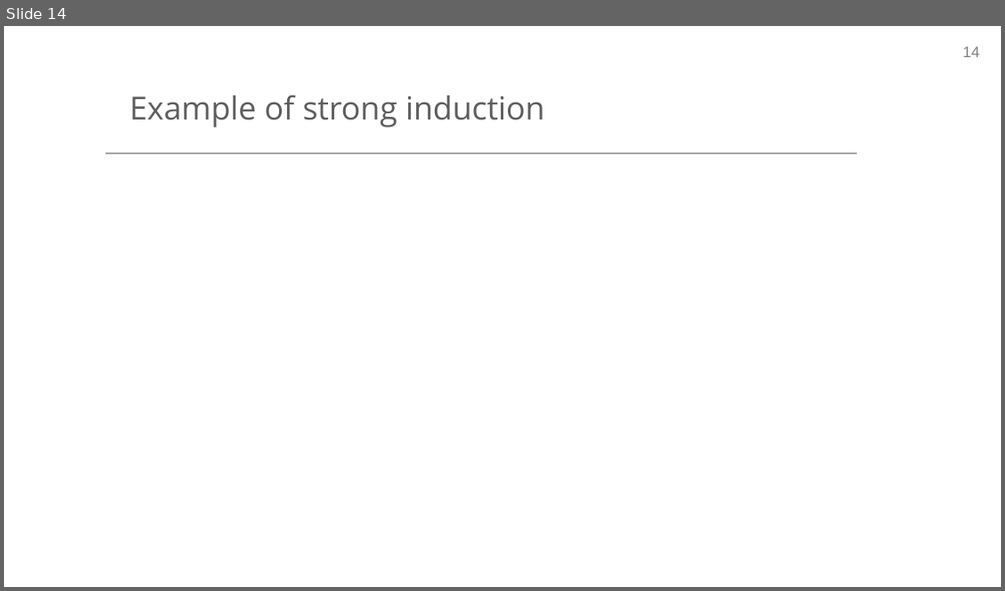
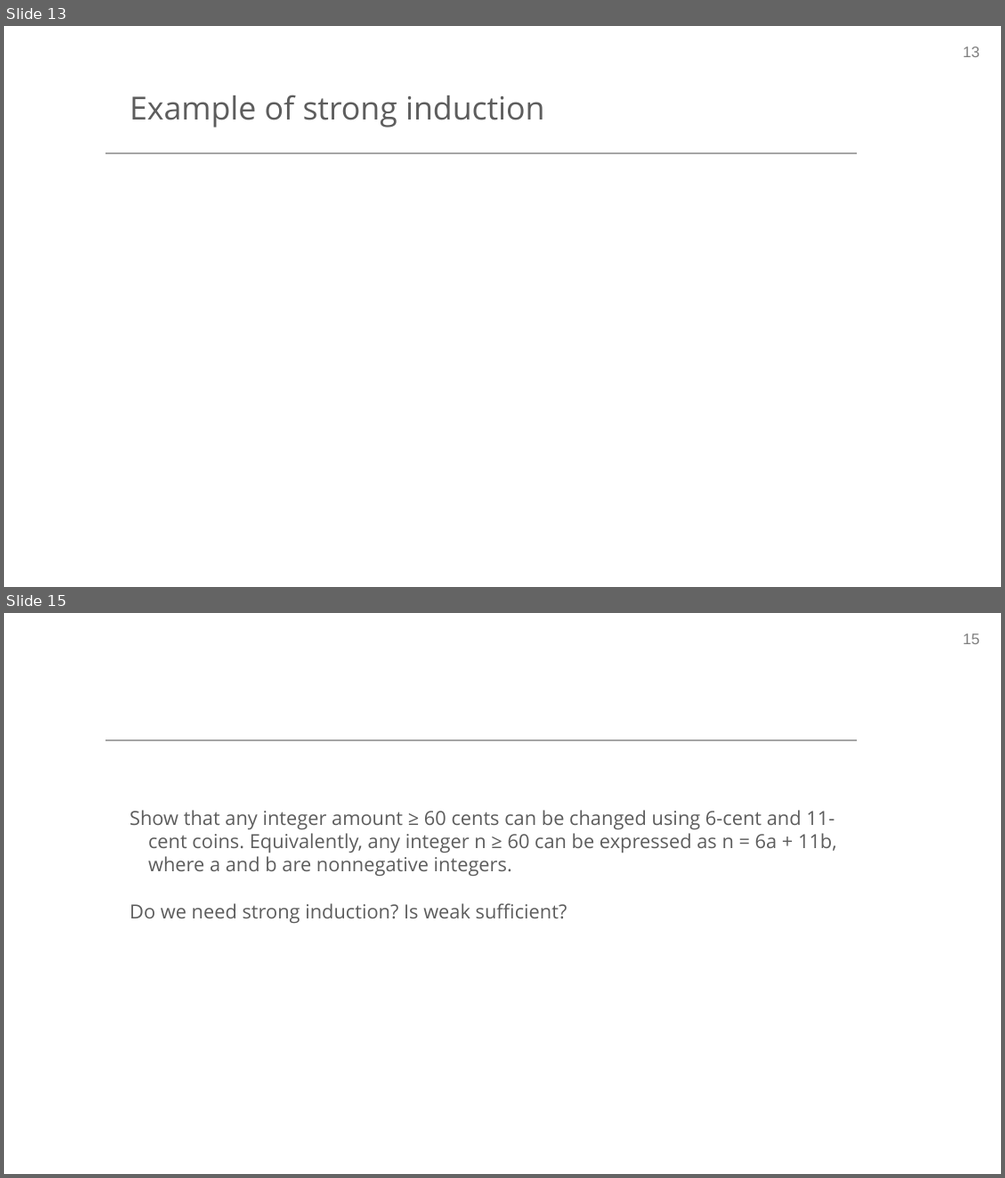
Before and after one commit to bwilder0/10607-f24, a slide deck: files/lecture_4.pptx. Shown one above the other, each under a label of ours: slide 14 before the commit, slides 13 and 15 after it; the slides between them are not shown. The pictures are 1005x591 and 1005x1178 pixels, drawn with LibreOffice and Linux fonts; fonts in the diff are those of the drawing; grey boxes stand for pictures; background and template pictures are left out. Boxes give left, top, right and bottom in pixels: in the first picture for what was removed or moved away, otherwise in the second. Text is boxed around its words. In the diff, an @@ line names an element or a change of style, - is before the commit and + after.

```diff
--- a/files/lecture_4.pptx
+++ b/files/lecture_4.pptx
@@ slide 15 added at [4, 613, 1001, 1174], background #FFFFFF; not listed: 2 template elements that a slide beside it also shows @@
@@ text added at [129, 810, 837, 923], 14 pt, text #5D5D5D @@
+Show that any integer amount ≥ 60 cents can be changed using 6-cent and 11-cent coins. Equivalently, any integer n ≥ 60 can be expressed as n = 6a + 11b, where a and b are nonnegative integers.
+Do we need strong induction? Is weak sufficient?
@@ what was slide 14 is now slide 13 @@
@@ page number at [963, 46, 979, 57]: text changed @@
-14
+13
```
Also in this commit, not shown: 2 slides changed, 1 other slide added, 2 slides removed.
